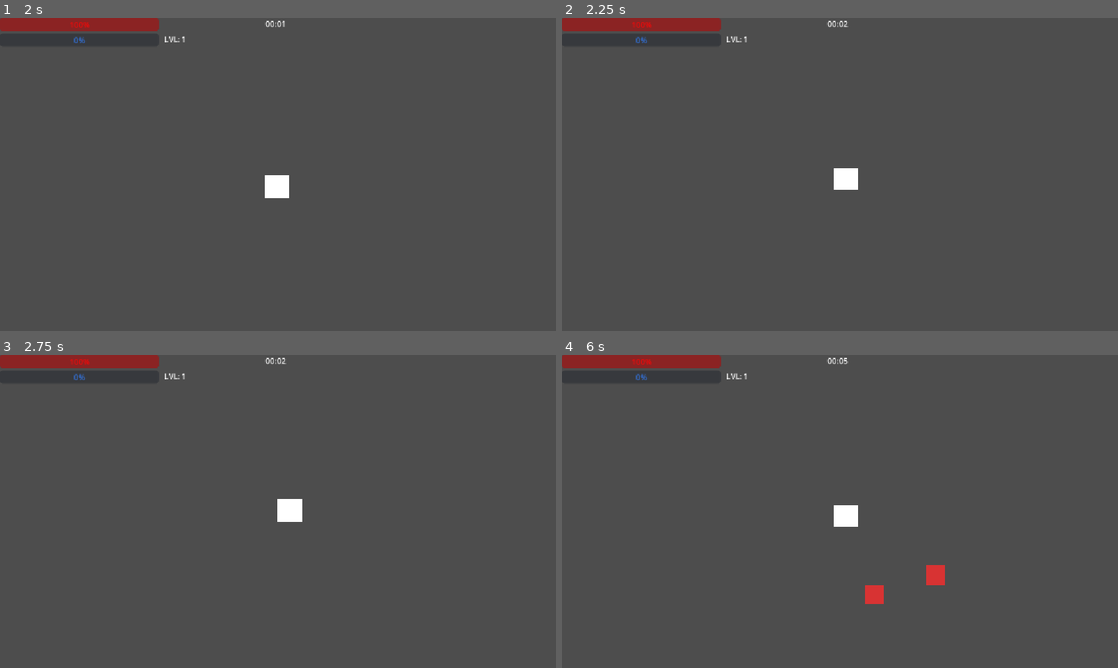
Above: before the commit, frames 1-4 (two rows, left to right).
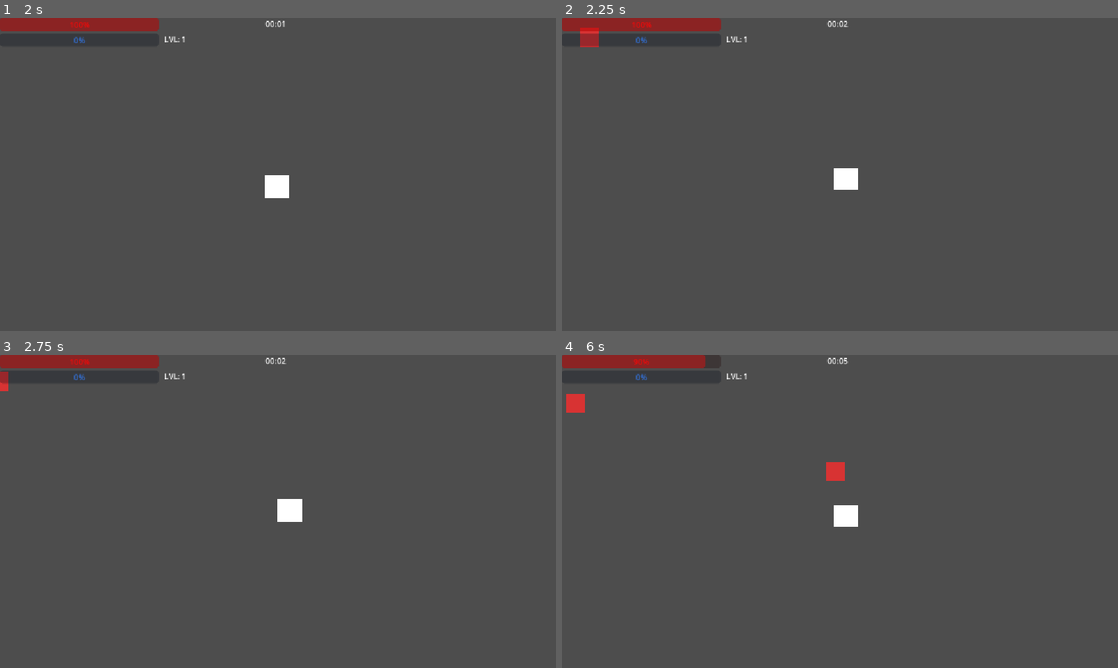
Above: after the commit, the same moments.

Repository: StickLick/Beta_Godot
Game: Godot game, scene res://Assets/Scenes/Main.tscn
Same seed, same stepped clock (60 frames per second), same inputs: the game is played once before the commit and once after it.
Inputs:
- Up to frame 1 (2 s): tap Enter at 0.5 s; hold D (move_right) 0.53-1.28 s; tap Space at 1.25 s; hold S (move_down) from 1.28 s (still down)
- Up to frame 2 (2.25 s): release S (move_down) at 2.03 s; hold D (move_right) from 2.03 s (still down)
- Up to frame 3 (2.75 s): keep holding D (move_right)
- Up to frame 4 (6 s): release D (move_right) at 2.78 s; hold W (move_up) 2.78-3.53 s; hold A (move_left) 3.53-5.03 s; hold S (move_down) 5.03-5.78 s; hold D (move_right) from 5.78 s (still down)

Frame 1 is identical in both runs. In frame 2, 0.2% of the frame differs, in the area x 3-7%, y 3-10%; in frame 3, less than 0.1%; in frame 4, 1.0%, in the area x 0-69%, y 0-80%.

Commit message:
Difficultly

Diff:
--- a/Assets/Scenes/Main.tscn
+++ b/Assets/Scenes/Main.tscn
@@ -3,16 +3,21 @@
 [ext_resource type="PackedScene" uid="uid://luhp1l5cxkek" path="res://Assets/Scenes/Player.tscn" id="1_kwblh"]
 [ext_resource type="PackedScene" uid="uid://bopll1eq6vire" path="res://Assets/Scenes/Enemy.tscn" id="2_enemy"]
 [ext_resource type="PackedScene" uid="uid://bw8cirdg6bvpw" path="res://Assets/Scenes/Hud.tscn" id="3_ygaiq"]
-[ext_resource type="Script" path="res://scripts/enemy_spawner.gd" id="4_spawner"]
+[ext_resource type="Script" uid="uid://b5fsovmjr3dd" path="res://scripts/enemy_spawner.gd" id="4_spawner"]
+[ext_resource type="Script" uid="uid://boefdtnamgbe8" path="res://Assets/Scenes/difficulty_controller.gd" id="5_gjahs"]
 
 [node name="Main" type="Node2D" unique_id=1981767503]
 
-[node name="Player" parent="." unique_id=1339954514 instance=ExtResource("1_kwblh")]
+[node name="Player" parent="." unique_id=1339954514 groups=["Player"] instance=ExtResource("1_kwblh")]
 
-[node name="EnemySpawner" type="Node2D" parent="."]
+[node name="EnemySpawner" type="Node2D" parent="." unique_id=50103596 node_paths=PackedStringArray("difficulty_controller")]
 script = ExtResource("4_spawner")
 enemy_scene = ExtResource("2_enemy")
+difficulty_controller = NodePath("../DifficultyController")
 
-[node name="SpawnTimer" type="Timer" parent="EnemySpawner"]
+[node name="SpawnTimer" type="Timer" parent="EnemySpawner" unique_id=396306882]
 
 [node name="Hud" parent="." unique_id=1152050891 instance=ExtResource("3_ygaiq")]
+
+[node name="DifficultyController" type="Node2D" parent="." unique_id=1154629493]
+script = ExtResource("5_gjahs")
--- /dev/null
+++ b/Assets/Scenes/difficulty_controller.gd
@@ -0,0 +1,28 @@
+extends Node
+
+@export_group("Difficulty Configuration")
+@export var base_spawn_interval: float = 2.0
+@export var min_spawn_interval: float = 0.5
+
+func _ready() -> void:
+    if Engine.is_editor_hint():
+        push_warning("DifficultyController is a runtime logic node and will not function in the editor preview.")
+
+func get_multiplier() -> float:
+    # Safely access the registered Autoload singleton
+    if not GameManager is Object:
+        push_error("GameManager autoload is missing or not properly configured. Difficulty calculations will default to 1.0.")
+        return 1.0
+
+    var game_time: float = GameManager.time_elapsed
+    return 1.0 + (game_time / 60.0)
+
+func get_spawn_interval(base_interval: float, min_interval: float) -> float:
+    var multiplier: float = get_multiplier()
+    var scaled_interval: float = base_interval / multiplier
+    # Clamp the result to ensure it never drops below the minimum threshold
+    return max(scaled_interval, min_interval)
+
+func get_stat_multiplier() -> float:
+    # Stat scaling uses the exact same difficulty curve as spawn rates
+    return get_multiplier()
--- a/project.godot
+++ b/project.godot
@@ -14,6 +14,10 @@
 run/main_scene="uid://cuokqkx774hk4"
 config/features=PackedStringArray("4.7", "GL Compatibility")
 config/icon="res://icon.svg"
+
+[autoload]
+
+GameManager="*uid://bsi4k05gbhmdr"
 
 [display]
 
--- /dev/null
+++ b/scripts/GameManager.gd
@@ -0,0 +1,17 @@
+extends Node
+
+var time_elapsed: float = 0.0
+var is_game_active: bool = true
+
+func _process(delta: float) -> void:
+    if is_game_active:
+        time_elapsed += delta
+
+func get_time_formatted() -> String:
+    var minutes = int(time_elapsed) / 60
+    var seconds = int(time_elapsed) % 60
+    return "%02d:%02d" % [minutes, seconds]
+
+func reset_game() -> void:
+    time_elapsed = 0.0
+    is_game_active = true
--- a/scripts/enemy_spawner.gd
+++ b/scripts/enemy_spawner.gd
@@ -1,31 +1,55 @@
-class_name EnemySpawner
 extends Node2D
 
-@export var enemy_scene: PackedScene
-@export var spawn_interval: float = 2.0
+# Inspector-configurable exports
+@export var enemy_scene: PackedScene = null
 @export var spawn_radius: float = 600.0
+@export var base_interval: float = 2.0
+@export var min_interval: float = 0.5
+@export var difficulty_controller: Node = null
 
-@onready var spawn_timer: Timer = $SpawnTimer
-
+var _spawn_timer: Timer
 
 func _ready() -> void:
-    spawn_timer.wait_time = spawn_interval
-    spawn_timer.timeout.connect(_on_spawn_timer_timeout)
-    spawn_timer.start()
+    # Initialize and configure the spawning timer
+    _spawn_timer = Timer.new()
+    _spawn_timer.wait_time = base_interval
+    _spawn_timer.autostart = true
+    _spawn_timer.timeout.connect(_on_spawn_timeout)
+    add_child(_spawn_timer)
 
-
-func _on_spawn_timer_timeout() -> void:
-    if enemy_scene == null:
+func _on_spawn_timeout() -> void:
+    if difficulty_controller == null:
+        push_warning("DifficultyController not assigned. Falling back to default interval.")
         return
 
-    var player: Node2D = get_tree().get_first_node_in_group("player") as Node2D
-    if player == null:
+    # Update timer duration based on dynamic difficulty
+    var scaled_interval: float = difficulty_controller.get_spawn_interval(base_interval, min_interval)
+    _spawn_timer.wait_time = scaled_interval
+    _spawn_timer.start()
+
+    _trigger_enemy_spawn()
+
+func _trigger_enemy_spawn() -> void:
+    if enemy_scene == null or difficulty_controller == null:
         return
 
-    var random_angle: float = randf() * TAU
-    var spawn_offset: Vector2 = Vector2.RIGHT.rotated(random_angle) * spawn_radius
-    var spawn_pos: Vector2 = player.global_position + spawn_offset
+    var player: Node2D = get_tree().get_first_node_in_group("player")
+    if player == null:
+        push_warning("Player node not found in group 'player'. Spawn aborted.")
+        return
 
-    var enemy: CharacterBody2D = enemy_scene.instantiate() as CharacterBody2D
-    enemy.global_position = spawn_pos
-    get_tree().current_scene.add_child(enemy)
+    # Calculate radial spawn position around the player
+    var angle: float = randf() * TAU
+    var spawn_offset: Vector2 = Vector2.from_angle(angle) * spawn_radius
+    var target_position: Vector2 = player.position + spawn_offset
+
+    # Instantiate, position, and parent the enemy
+    var enemy_instance: Node2D = enemy_scene.instantiate() as Node2D
+    enemy_instance.position = target_position
+    add_child(enemy_instance)
+
+    # Apply difficulty scaling to base stats
+    var multiplier: float = difficulty_controller.get_multiplier()
+    if "health" in enemy_instance and "damage" in enemy_instance:
+        enemy_instance.health *= multiplier
+        enemy_instance.damage *= multiplier
--- a/scripts/hud.gd
+++ b/scripts/hud.gd
@@ -28,9 +28,9 @@
         level_label.text = "LVL: " + str(player.current_level)
 
 
-func _process(delta: float) -> void:
-    _elapsed_time += delta
-    timer_label.text = _format_time(_elapsed_time)
+func _process(_delta: float) -> void:
+    # Теперь мы не считаем время здесь, а просто запрашиваем его у GameManager
+    timer_label.text = GameManager.get_time_formatted()
 
 
 func _on_player_health_changed(current: float, max: float) -> void:
--- a/scripts/player.gd
+++ b/scripts/player.gd
@@ -25,6 +25,7 @@
 
 
 func _on_death() -> void:
+    GameManager.reset_game()
     get_tree().call_deferred("reload_current_scene")
 
 
Not shown, added: Assets/Scenes/difficulty_controller.gd.uid
Not shown, added: scripts/GameManager.gd.uid
